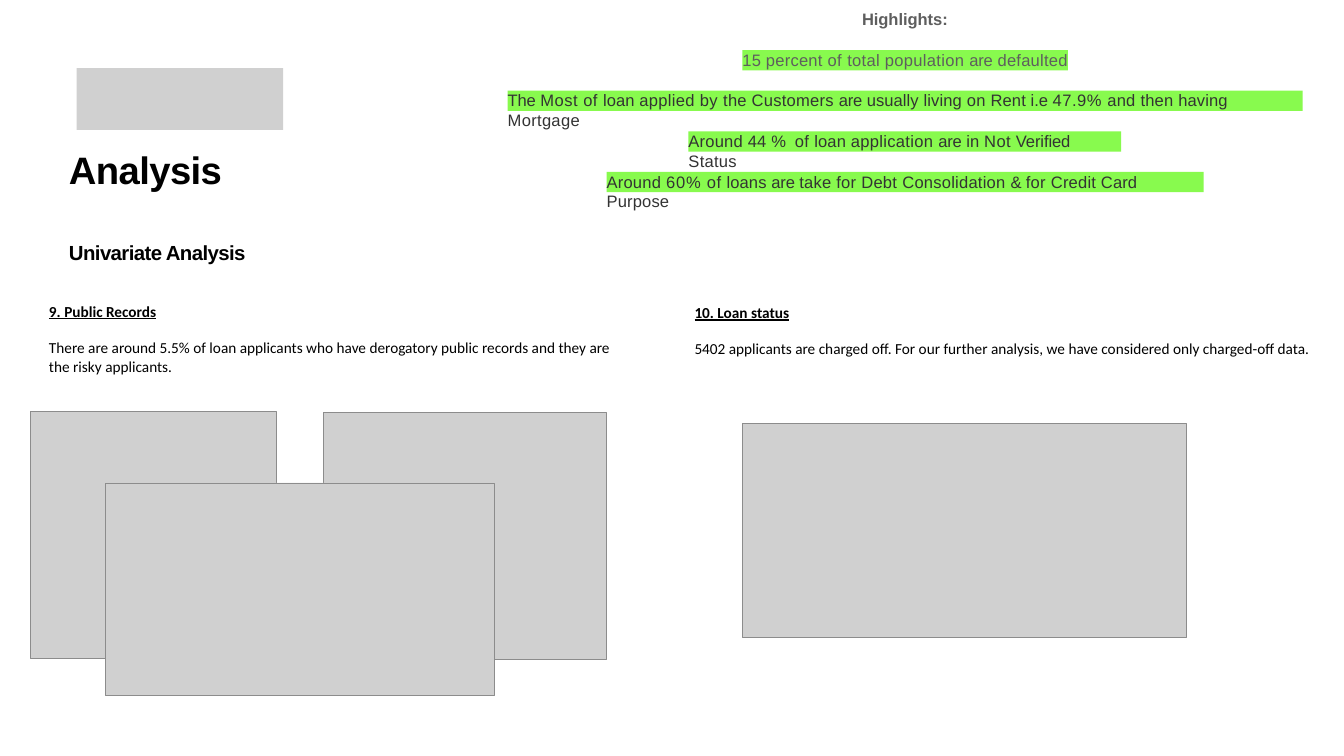
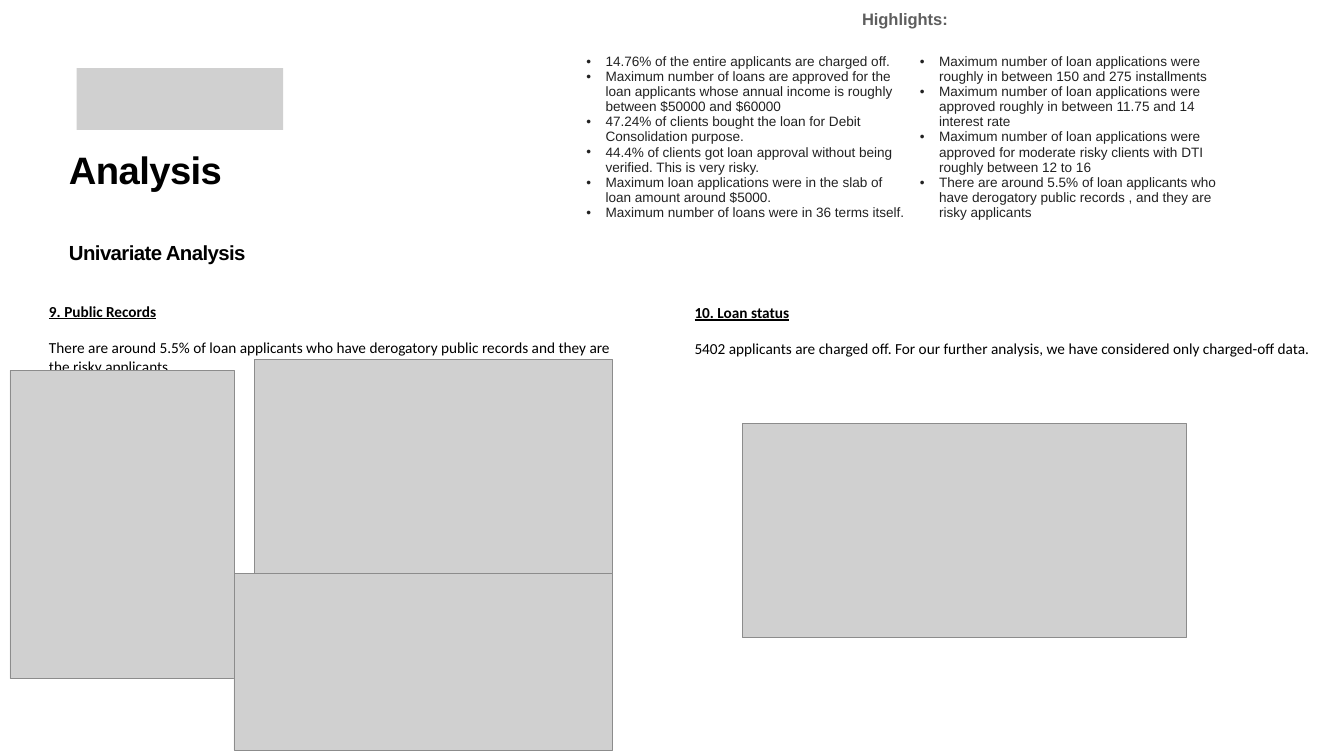
Before and after one commit to sreegithub19/upgrad, a slide deck: slide 10 of 2_Course_continuation/1_Statistics_essentials/2_Lending_club_case_study/LendingClubCaseStudy.pptx. Drawn at 1344x756 pixels with LibreOffice and Linux fonts; fonts in the diff are those of the drawing; grey boxes stand for pictures. Boxes give left, top, right and bottom in pixels: in the first picture for what was removed or moved away, otherwise in the second. Text is boxed around its words. In the diff, an @@ line names an element or a change of style, - is before the commit and + after.

```diff
--- a/2_Course_continuation/1_Statistics_essentials/2_Lending_club_case_study/LendingClubCaseStudy.pptx
+++ b/2_Course_continuation/1_Statistics_essentials/2_Lending_club_case_study/LendingClubCaseStudy.pptx
@@ table added at (x1=580, y1=51, x2=1247, y2=237), 1 rows, 2 columns @@
+14.76% of the entire applicants are charged off. / Maximum number of loans are approved for the loan applicants whose annual income is roughly between $50000 and $60000 / 47.24% of clients bought the loan for Debit Consolidation purpose. / 44.4% of clients got loan approval without being verified. This is very risky. / Maximum loan applications were in the slab of loan amount around $5000. / Maximum number of loans were in 36 terms itself. | Maximum number of loan applications were roughly in between 150 and 275 installments / Maximum number of loan applications were approved roughly in between 11.75 and 14 interest rate / Maximum number of loan applications were approved for moderate risky clients with DTI roughly between 12 to 16 / There are around 5.5% of loan applicants who have derogatory public records , and they are risky applicants
@@ rectangle removed at (x1=743, y1=50, x2=1068, y2=70) @@
-15 percent of total population are defaulted
@@ rectangle removed at (x1=508, y1=90, x2=1303, y2=111) @@
-The Most of loan applied by the Customers are usually living on Rent i.e 47.9% and then having Mortgage
@@ rectangle removed at (x1=688, y1=131, x2=1121, y2=152) @@
-Around 44 % of loan application are in Not Verified Status
@@ rectangle removed at (x1=606, y1=172, x2=1203, y2=192) @@
-Around 60% of loans are take for Debt Consolidation & for Credit Card Purpose
@@ picture resized from (x1=323, y1=413, x2=606, y2=659) to (x1=254, y1=359, x2=612, y2=573) @@
@@ picture resized from (x1=31, y1=411, x2=276, y2=658) to (x1=10, y1=370, x2=233, y2=678) @@
@@ picture resized from (x1=105, y1=483, x2=495, y2=696) to (x1=234, y1=573, x2=613, y2=750) @@
```
Also in this commit, not shown: 11 other slides changed, 3 slides added, 5 slides removed.
